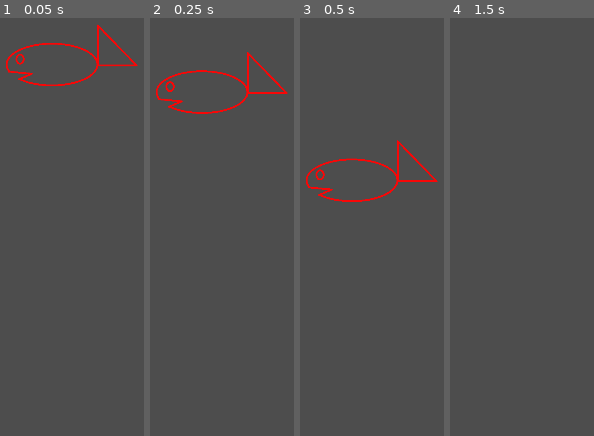
Above: before the commit, frames 1-4 (left to right).
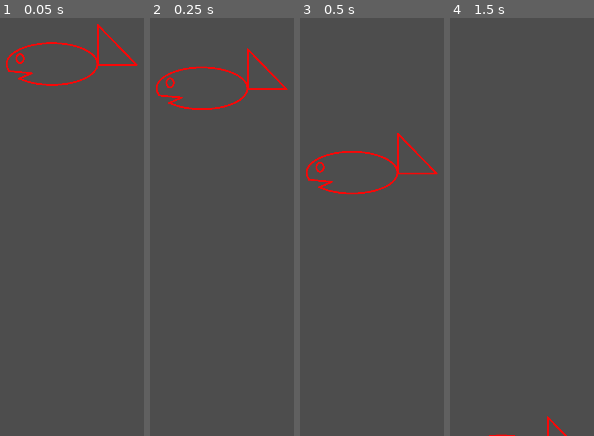
Above: after the commit, the same moments.

Repository: Aveli-games/splashy-fish
Game: Godot game, scene res://obstacle_fish.tscn
Two runs of this game, one before a commit and one after it. Both use one fixed random seed, a clock stepped at 60 frames per second and the inputs below. The project has no main scene, so this scene is started directly.
Inputs:
- Up to frame 1 (0.05 s): no input
- Up to frame 2 (0.25 s): no input
- Up to frame 3 (0.5 s): no input
- Up to frame 4 (1.5 s): tap Enter at 1.25 s

The runs differ from the first frame. In frame 1, 0.8% of the frame differs, in the area x 4-96%, y 1-17%; in frame 2, 2.3%; in frame 3, 2.4%, in the area x 4-96%, y 27-45%; in frame 4, 0.2%.

Commit message:
Set up main Node
Set up main to contain the baseline pieces of the player, obstacle spawn path, and obstacle spawn timer.

Additionally, add Node to obstacle to sue for notifying when it enters the screen

Diff:
--- /dev/null
+++ b/main.gd
@@ -0,0 +1,11 @@
+extends Node
+
+
+# Called when the node enters the scene tree for the first time.
+func _ready():
+	pass # Replace with function body.
+
+
+# Called every frame. 'delta' is the elapsed time since the previous frame.
+func _process(delta):
+	pass
--- /dev/null
+++ b/main.tscn
@@ -0,0 +1,27 @@
+[gd_scene load_steps=4 format=3 uid="uid://7t8yksj1dbhf"]
+
+[ext_resource type="Script" path="res://main.gd" id="1_tw7s1"]
+[ext_resource type="PackedScene" uid="uid://yyaj3k1cmcfm" path="res://player.tscn" id="1_vm42q"]
+
+[sub_resource type="Curve2D" id="Curve2D_gw0ji"]
+_data = {
+"points": PackedVector2Array(0, 0, 0, 0, 720, 0, 0, 0, 0, 0, 720, 480, 0, 0, 0, 0, 720, 0)
+}
+point_count = 3
+
+[node name="Main" type="Node"]
+script = ExtResource("1_tw7s1")
+
+[node name="Player" parent="." instance=ExtResource("1_vm42q")]
+position = Vector2(74, 246)
+
+[node name="ObstacleTimer" type="Timer" parent="."]
+
+[node name="Marker2D" type="Marker2D" parent="."]
+
+[node name="ObstaclePath" type="Path2D" parent="."]
+curve = SubResource("Curve2D_gw0ji")
+
+[node name="ObstacleSpawnLocation" type="PathFollow2D" parent="ObstaclePath"]
+position = Vector2(720, 0)
+rotation = 1.5708
--- /dev/null
+++ b/obstacle_fish.gd
@@ -0,0 +1,11 @@
+extends RigidBody2D
+
+
+# Called when the node enters the scene tree for the first time.
+func _ready():
+	pass # Replace with function body.
+
+
+# Called every frame. 'delta' is the elapsed time since the previous frame.
+func _process(delta):
+	pass
--- a/obstacle_fish.tscn
+++ b/obstacle_fish.tscn
@@ -1,6 +1,7 @@
-[gd_scene load_steps=5 format=3 uid="uid://ov3n4e0cmnbq"]
+[gd_scene load_steps=6 format=3 uid="uid://ov3n4e0cmnbq"]
 
 [ext_resource type="Texture2D" uid="uid://dxrxc7vdtgof" path="res://art/sprites/obstacles/fish1.png" id="1_6rr0g"]
+[ext_resource type="Script" path="res://obstacle_fish.gd" id="1_xq3y3"]
 [ext_resource type="Texture2D" uid="uid://634mrv2co1s" path="res://art/sprites/obstacles/fish2.png" id="2_6tc75"]
 
 [sub_resource type="SpriteFrames" id="SpriteFrames_4rh4g"]
@@ -13,8 +14,8 @@
 "texture": ExtResource("2_6tc75")
 }],
 "loop": true,
-"name": &"default",
-"speed": 5.0
+"name": &"swim",
+"speed": 3.0
 }]
 
 [sub_resource type="CapsuleShape2D" id="CapsuleShape2D_vf76l"]
@@ -23,13 +24,17 @@
 
 [node name="RigidBody2D" type="RigidBody2D"]
 position = Vector2(173, 109)
+script = ExtResource("1_xq3y3")
 metadata/_edit_group_ = true
 
 [node name="AnimatedSprite2D" type="AnimatedSprite2D" parent="."]
 scale = Vector2(0.363, 0.363)
 sprite_frames = SubResource("SpriteFrames_4rh4g")
+animation = &"swim"
 
 [node name="CollisionShape2D" type="CollisionShape2D" parent="."]
 position = Vector2(-20, -1)
 rotation = 1.5708
 shape = SubResource("CapsuleShape2D_vf76l")
+
+[node name="VisibleOnScreenEnabler2D" type="VisibleOnScreenEnabler2D" parent="."]
